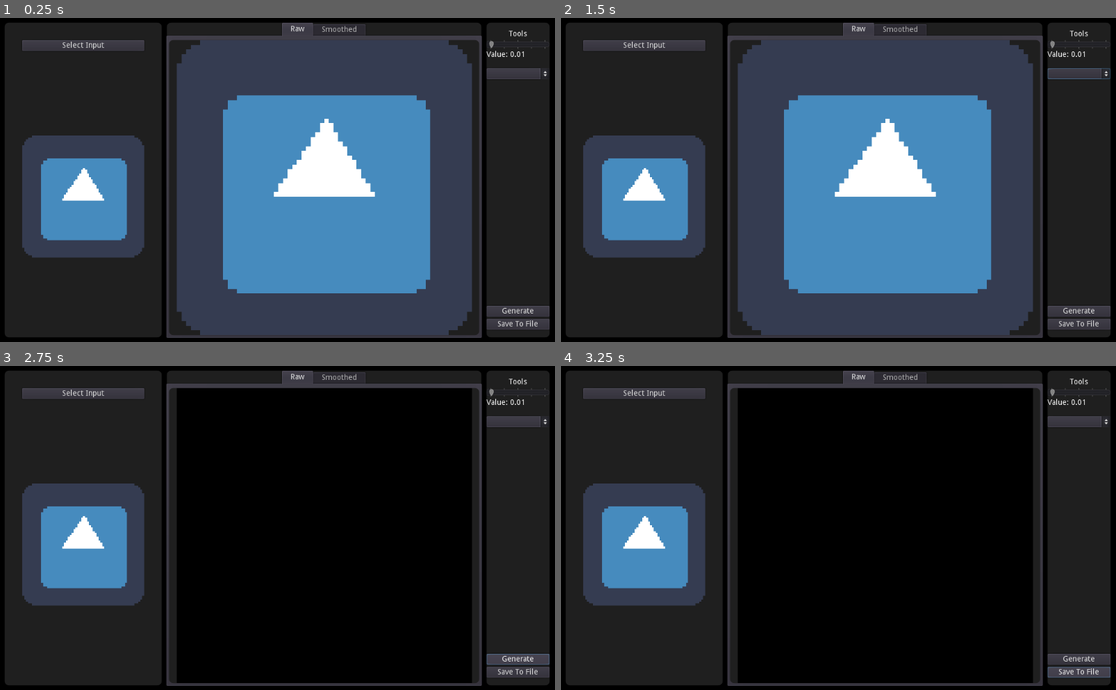
Above: before the commit, frames 1-4 (two rows, left to right).
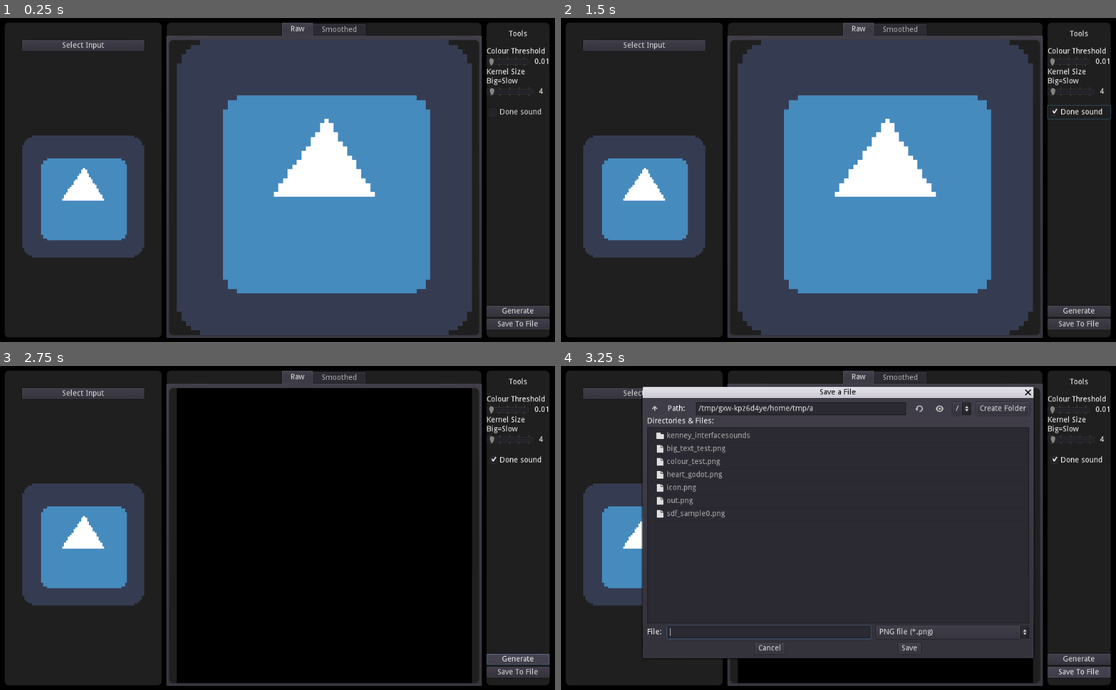
Above: after the commit, the same moments.

Repository: QueenOfSquiggles/godot-sdf-gen
Game: Godot game, scene res://Menu.tscn
Same seed, same stepped clock (60 frames per second), same inputs: the game is played once before the commit and once after it. The engine's default icon, where the game draws it, is replaced by a stand-in: a white triangle on a blue panel in a dark square.
Inputs (mouse positions are in pixels of both pictures, inside the frame that each line leads up to):
- Up to frame 1 (0.25 s): no input
- Up to frame 2 (1.5 s): click (1077, 73) at 0.52 s; click (1077, 111) at 1.25 s, where only the run after the commit has a clickable "Done sound"
- Up to frame 3 (2.75 s): click "Generate" at 2 s
- Up to frame 4 (3.25 s): click "Save To File" at 2.75 s

The runs differ from the first frame. In frame 1, 0.7% of the frame differs, in the area x 87-99%, y 6-30%; in frame 2, 0.7%; in frame 3, 0.7%; in frame 4, 54%, in the area x 14-99%, y 6-97%.

Commit message:
Added new tests and saving the SDF

Diff:
--- a/Menu.gd
+++ b/Menu.gd
@@ -1,6 +1,6 @@
 extends Control
 
-export (int) var kernel_size := 2
+export (int) var kernel_size := 4
 export (Color) var target_colour := Color.black
 export (float) var colour_range := 0.01
 
@@ -9,7 +9,9 @@
 onready var output_smoothed := $"%OutputSmoothed"
 onready var colour_pick :ColorPicker= $"%ColorPicker"
 onready var allowance_slider : HSlider = $"%AllowanceSlider"
+onready var check_use_complete_sound : CheckBox = $"%CheckUseCompleteSound"
 onready var margins := $Content
+onready var audio_player := $AudioStreamPlayer
 
 func _ready():
 	var _clr := colour_pick.connect("color_changed", self, "_on_colour_picked")
@@ -84,6 +86,8 @@
 	output_preview.texture = texture
 	texture.flags = Texture.FLAG_FILTER
 	output_smoothed.texture = texture
+	if check_use_complete_sound.pressed:
+		audio_player.call_deferred("play")
 
 
 func _colour_distance(a : Color, b : Color) -> float:
@@ -93,3 +97,28 @@
 	var bd := abs(a.b - b.b)
 	var ad := abs(a.a - b.a)
 	return (rd + gd + bd + ad) / 4.0
+
+
+func _on_KernelSize_value_changed(value):
+	kernel_size = value
+
+
+func _on_BtnSave_pressed():
+	var file_dialog := FileDialog.new()
+	file_dialog.access = FileDialog.ACCESS_FILESYSTEM
+	file_dialog.mode = FileDialog.MODE_SAVE_FILE
+	file_dialog.size_flags_horizontal = SIZE_EXPAND_FILL
+	file_dialog.add_filter("*.png ; PNG file")
+	file_dialog.size_flags_vertical = SIZE_EXPAND_FILL
+	margins.add_child(file_dialog)
+	var _clr = file_dialog.connect("confirmed", self, "_on_save_image", [file_dialog])
+	file_dialog.popup_centered(Vector2(720, 480))
+
+func _on_save_image(file_dialog : FileDialog) -> void:
+	var path := file_dialog.current_path
+	var img : Image = output_preview.texture.get_data()
+	if not path.ends_with(".png"):
+		path = path + ".png"
+	var err := img.save_png(path)
+	if err != OK:
+		push_warning("failed to save file")
--- a/Menu.tscn
+++ b/Menu.tscn
@@ -1,10 +1,11 @@
-[gd_scene load_steps=8 format=2]
+[gd_scene load_steps=9 format=2]
 
 [ext_resource path="res://main_theme.tres" type="Theme" id=1]
 [ext_resource path="res://icon.png" type="Texture" id=2]
 [ext_resource path="res://Menu.gd" type="Script" id=3]
 [ext_resource path="res://SmoothedPreview.gd" type="Script" id=4]
 [ext_resource path="res://ValueLabel.tscn" type="PackedScene" id=5]
+[ext_resource path="res://kenney_interfacesounds/confirmation_001.ogg" type="AudioStream" id=6]
 
 [sub_resource type="Shader" id=1]
 code = "shader_type canvas_item;
@@ -160,6 +161,8 @@
 margin_right = 450.0
 margin_bottom = 16.0
 size_flags_horizontal = 3
+min_value = 1.0
+max_value = 99.0
 step = 0.1
 value = 50.0
 tick_count = 5
@@ -230,33 +233,86 @@
 text = "Tools"
 align = 1
 
-[node name="AllowanceSlider" type="HSlider" parent="Content/HBoxContainer/Tools/VBoxContainer"]
-unique_name_in_owner = true
+[node name="Control5" type="Control" parent="Content/HBoxContainer/Tools/VBoxContainer"]
 margin_top = 32.0
 margin_right = 116.0
-margin_bottom = 48.0
+margin_bottom = 42.0
+rect_min_size = Vector2( 0, 10 )
+
+[node name="Label2" type="Label" parent="Content/HBoxContainer/Tools/VBoxContainer"]
+margin_top = 46.0
+margin_right = 116.0
+margin_bottom = 60.0
+text = "Colour Threshold"
+
+[node name="HBoxContainer" type="HBoxContainer" parent="Content/HBoxContainer/Tools/VBoxContainer"]
+margin_top = 64.0
+margin_right = 116.0
+margin_bottom = 80.0
+
+[node name="AllowanceSlider" type="HSlider" parent="Content/HBoxContainer/Tools/VBoxContainer/HBoxContainer"]
+unique_name_in_owner = true
+margin_right = 86.0
+margin_bottom = 16.0
+size_flags_horizontal = 3
 max_value = 0.5
 step = 0.01
 value = 0.01
 tick_count = 5
 ticks_on_borders = true
 
-[node name="ValueLabel" parent="Content/HBoxContainer/Tools/VBoxContainer" instance=ExtResource( 5 )]
+[node name="ValueLabel" parent="Content/HBoxContainer/Tools/VBoxContainer/HBoxContainer" instance=ExtResource( 5 )]
+margin_left = 96.0
+margin_top = 1.0
+margin_bottom = 15.0
+rect_min_size = Vector2( 20, 0 )
 target_node = NodePath("../AllowanceSlider")
 
+[node name="Label3" type="Label" parent="Content/HBoxContainer/Tools/VBoxContainer"]
+margin_top = 84.0
+margin_right = 116.0
+margin_bottom = 115.0
+text = "Kernel Size
+Big=Slow"
+
+[node name="HBoxContainer2" type="HBoxContainer" parent="Content/HBoxContainer/Tools/VBoxContainer"]
+margin_top = 119.0
+margin_right = 116.0
+margin_bottom = 135.0
+
+[node name="KernelSize" type="HSlider" parent="Content/HBoxContainer/Tools/VBoxContainer/HBoxContainer2"]
+margin_right = 86.0
+margin_bottom = 16.0
+size_flags_horizontal = 3
+max_value = 128.0
+value = 4.0
+rounded = true
+tick_count = 5
+ticks_on_borders = true
+
+[node name="ValueLabel" parent="Content/HBoxContainer/Tools/VBoxContainer/HBoxContainer2" instance=ExtResource( 5 )]
+margin_left = 96.0
+margin_top = 1.0
+margin_bottom = 15.0
+rect_min_size = Vector2( 20, 0 )
+size_flags_stretch_ratio = 0.2
+target_node = NodePath("../KernelSize")
+
 [node name="Control2" type="Control" parent="Content/HBoxContainer/Tools/VBoxContainer"]
-margin_top = 70.0
-margin_right = 116.0
-margin_bottom = 80.0
-rect_min_size = Vector2( 0, 10 )
-
-[node name="OptionButton" type="OptionButton" parent="Content/HBoxContainer/Tools/VBoxContainer"]
-margin_top = 84.0
-margin_right = 116.0
-margin_bottom = 104.0
+margin_top = 139.0
+margin_right = 116.0
+margin_bottom = 149.0
+rect_min_size = Vector2( 0, 10 )
+
+[node name="CheckUseCompleteSound" type="CheckBox" parent="Content/HBoxContainer/Tools/VBoxContainer"]
+unique_name_in_owner = true
+margin_top = 153.0
+margin_right = 116.0
+margin_bottom = 177.0
+text = "Done sound"
 
 [node name="Control3" type="Control" parent="Content/HBoxContainer/Tools/VBoxContainer"]
-margin_top = 108.0
+margin_top = 181.0
 margin_right = 116.0
 margin_bottom = 518.0
 rect_min_size = Vector2( 0, 10 )
@@ -280,5 +336,10 @@
 margin_bottom = 580.0
 rect_min_size = Vector2( 0, 10 )
 
+[node name="AudioStreamPlayer" type="AudioStreamPlayer" parent="."]
+stream = ExtResource( 6 )
+
 [connection signal="pressed" from="Content/HBoxContainer/Input/MarginContainer/VBoxContainer/BtnChooseFile" to="." method="_open_file"]
+[connection signal="value_changed" from="Content/HBoxContainer/Tools/VBoxContainer/HBoxContainer2/KernelSize" to="." method="_on_KernelSize_value_changed"]
 [connection signal="pressed" from="Content/HBoxContainer/Tools/VBoxContainer/BtnGenerate" to="." method="_generate"]
+[connection signal="pressed" from="Content/HBoxContainer/Tools/VBoxContainer/BtnSave" to="." method="_on_BtnSave_pressed"]
--- a/ValueLabel.gd
+++ b/ValueLabel.gd
@@ -5,4 +5,4 @@
 onready var target := get_node(target_node)
 
 func _process(_delta : float) -> void:
-	self.text = "Value: %s" % str(target.value)
+	self.text = "%s" % str(target.value)
Binary file added: big_text_test.png
Not shown, added: big_text_test.png.import
Binary file added: heart_godot.png
Not shown, added: heart_godot.png.import
Not shown, added: kenney_interfacesounds/confirmation_001.ogg.import
Binary file added: out.png
Not shown, added: out.png.import
Not shown, added: kenney_interfacesounds/confirmation_001.ogg
